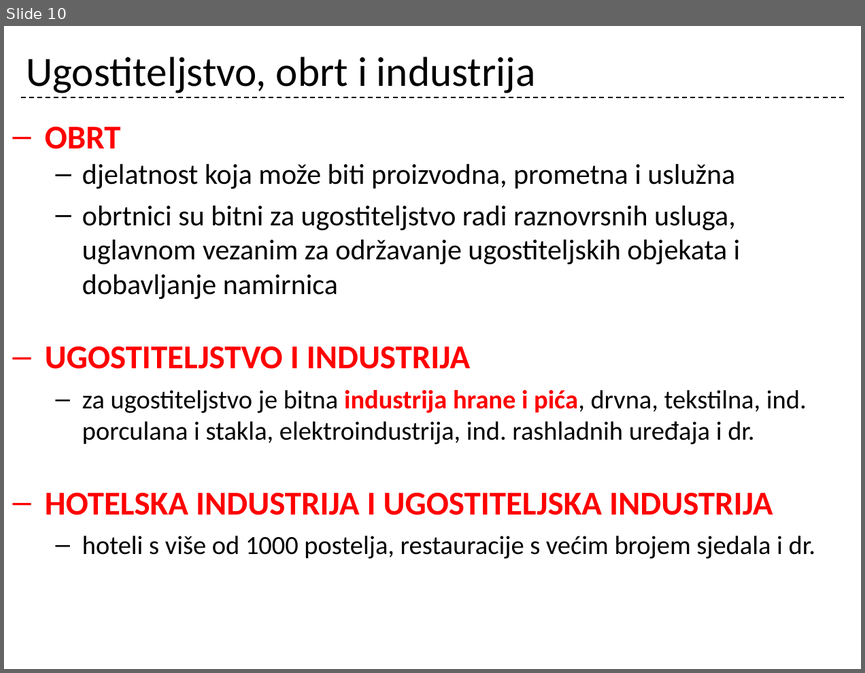
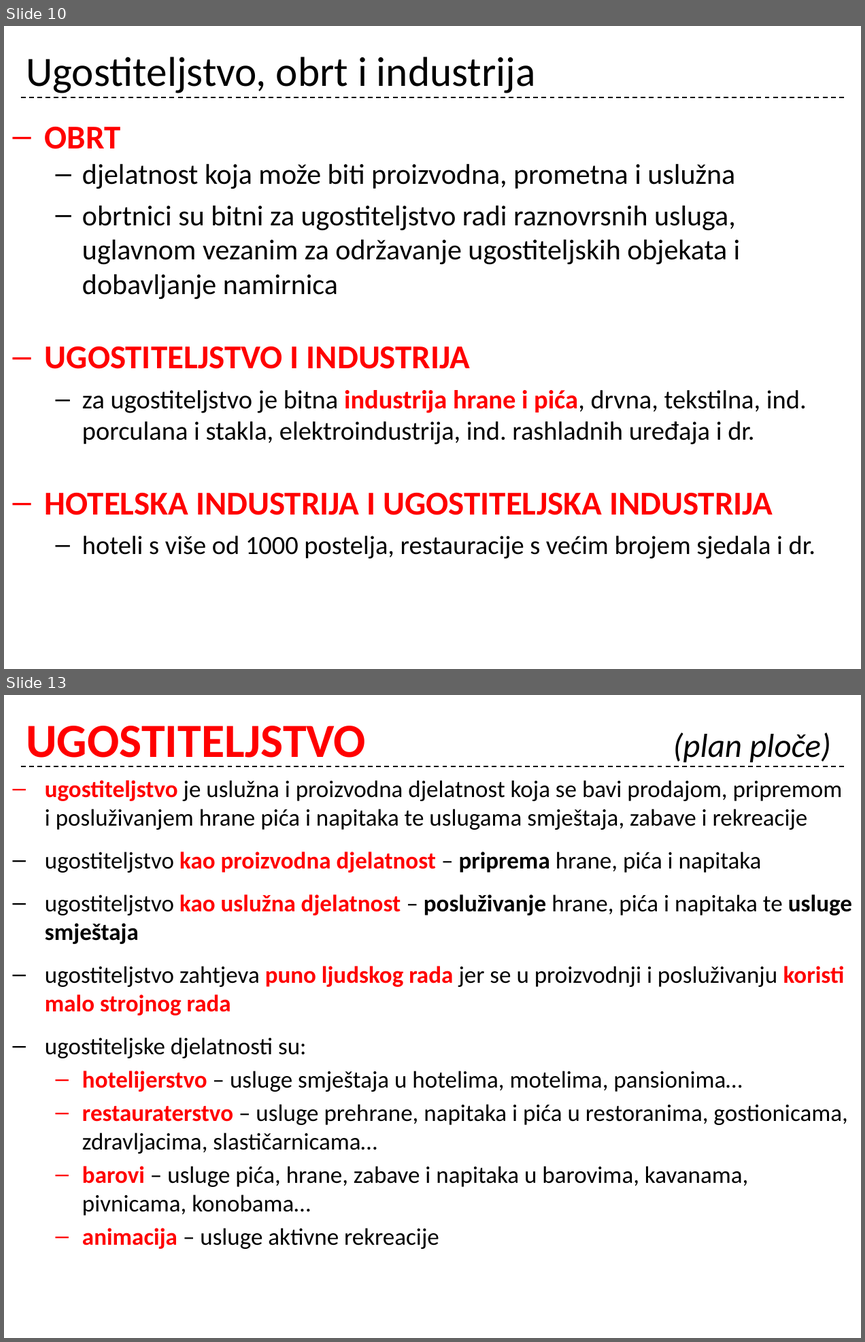
Before and after one commit to cornx/print, a slide deck: data/organizacija/001_uvod_i_ug_kao_gosp_djelatnost_ponavljanje.pptx. Shown one above the other, each under a label of ours: slide 10 before the commit, slides 10 and 13 after it; the slides between them are not shown. The pictures are 865x673 and 865x1342 pixels, drawn with LibreOffice and Linux fonts; fonts in the diff are those of the drawing. Boxes give left, top, right and bottom in pixels: in the first picture for what was removed or moved away, otherwise in the second. Text is boxed around its words. In the diff, an @@ line names an element or a change of style, - is before the commit and + after.

```diff
--- a/data/organizacija/001_uvod_i_ug_kao_gosp_djelatnost_ponavljanje.pptx
+++ b/data/organizacija/001_uvod_i_ug_kao_gosp_djelatnost_ponavljanje.pptx
@@ slide 13 added at <box>4,695,861,1338</box>, background #FFFFFF; not listed: 1 template element that a slide beside it also shows @@
@@ title added at <box>26,726,831,767</box>, 40 pt, text #FF0000, bold @@
+UGOSTITELJSTVO (plan ploče)
@@ text added at <box>45,780,852,1249</box>, 20 pt, text #000000 @@
+– ugostiteljstvo je uslužna i proizvodna djelatnost koja se bavi prodajom, pripremom i posluživanjem hrane pića i napitaka te uslugama smještaja, zabave i rekreacije
+– ugostiteljstvo kao proizvodna djelatnost – priprema hrane, pića i napitaka
+– ugostiteljstvo kao uslužna djelatnost – posluživanje hrane, pića i napitaka te usluge smještaja
+– ugostiteljstvo zahtjeva puno ljudskog rada jer se u proizvodnji i posluživanju koristi malo strojnog rada
+– ugostiteljske djelatnosti su:
+  – hotelijerstvo – usluge smještaja u hotelima, motelima, pansionima…
+  – restauraterstvo – usluge prehrane, napitaka i pića u restoranima, gostionicama, zdravljacima, slastičarnicama…
+  – barovi – usluge pića, hrane, zabave i napitaka u barovima, kavanama, pivnicama, konobama…
+  – animacija – usluge aktivne rekreacije
```
Also in this commit, not shown: 8 other slides added.
